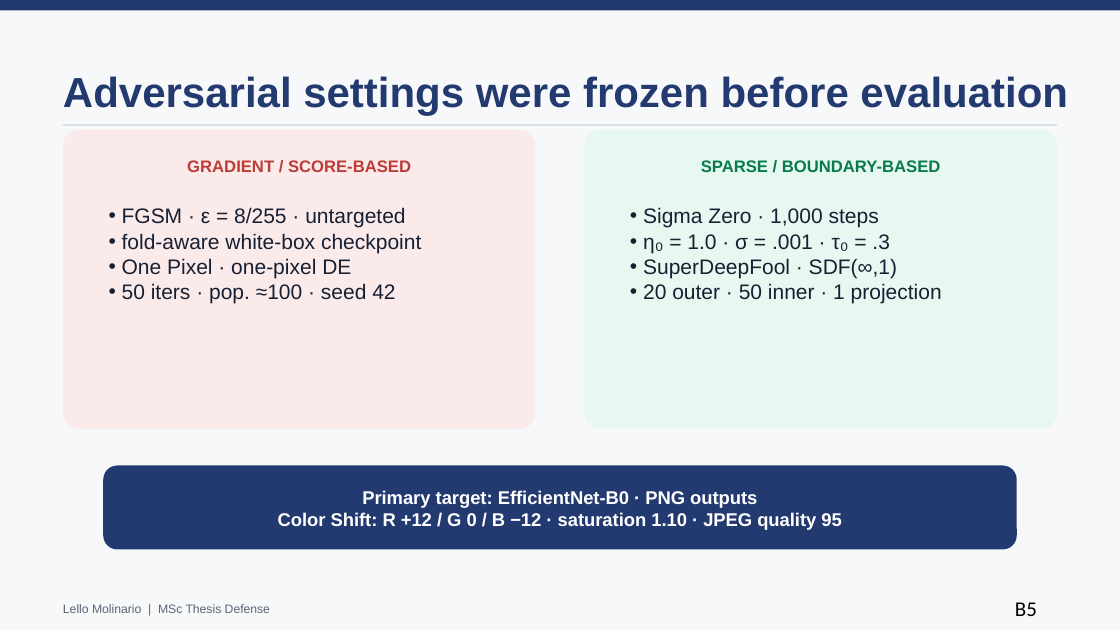
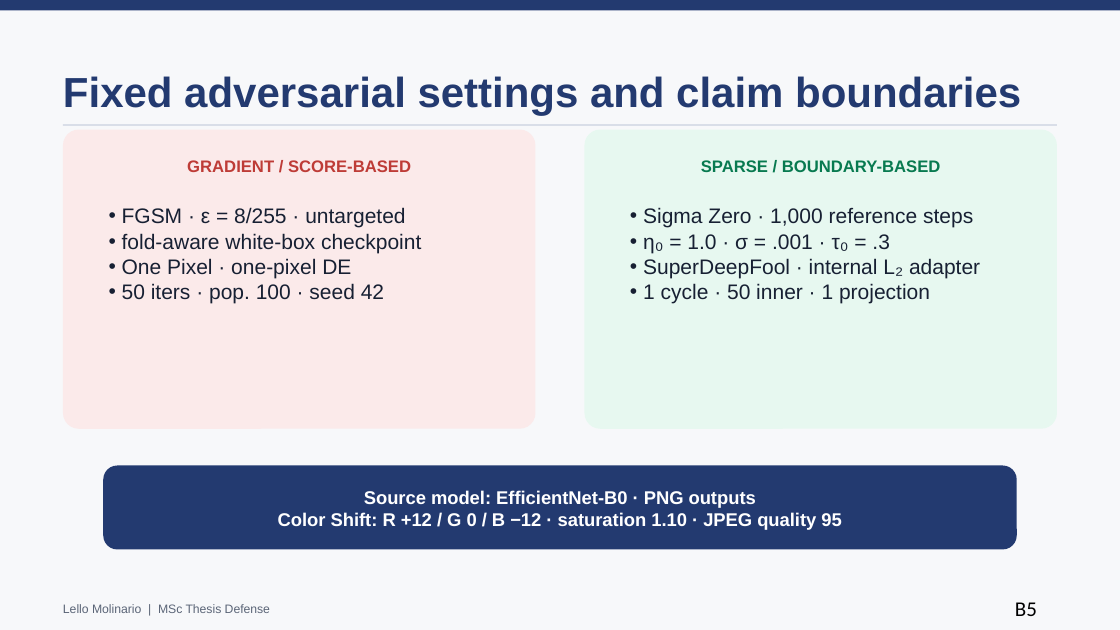
Before and after one commit to lmolinario/Molinario_Thesis_Defense_2026, a slide deck: slide 21 of Molinario_Thesis_Defense_2026.pptx. Drawn at 1120x630 pixels with LibreOffice and Linux fonts; fonts in the diff are those of the drawing. Boxes give left, top, right and bottom in pixels: in the first picture for what was removed or moved away, otherwise in the second. Text is boxed around its words. In the diff, an @@ line names an element or a change of style, - is before the commit and + after.

```diff
--- a/Molinario_Thesis_Defense_2026.pptx
+++ b/Molinario_Thesis_Defense_2026.pptx
@@ text at (63,76,1021,116): text changed @@
-Adversarial settings were frozen before evaluation
+Fixed adversarial settings and claim boundaries
@@ text at (643,207,973,228): text changed @@
-• Sigma Zero · 1,000 steps
+• Sigma Zero · 1,000 reference steps
@@ text at (643,258,980,304): text changed @@
-• SuperDeepFool · SDF(∞,1)
-• 20 outer · 50 inner · 1 projection
+• SuperDeepFool · internal L₂ adapter
+• 1 cycle · 50 inner · 1 projection
@@ text at (122,283,384,304): text changed @@
-• 50 iters · pop. ≈100 · seed 42
+• 50 iters · pop. 100 · seed 42
@@ text at (364,490,756,508): text changed @@
-Primary target: EfficientNet-B0 · PNG outputs
+Source model: EfficientNet-B0 · PNG outputs
```
Also in this commit, not shown: 9 other slides changed, 2 other files.
